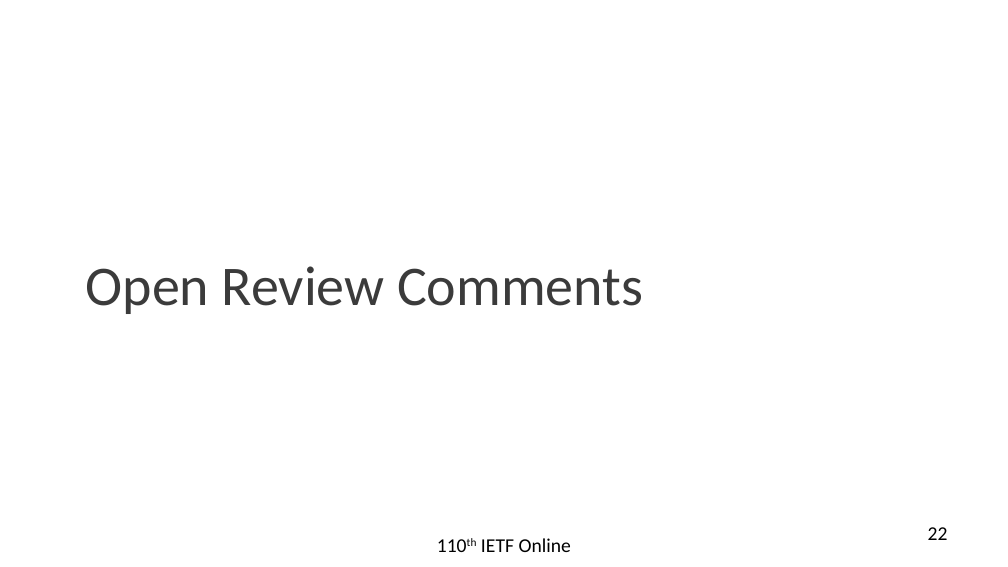
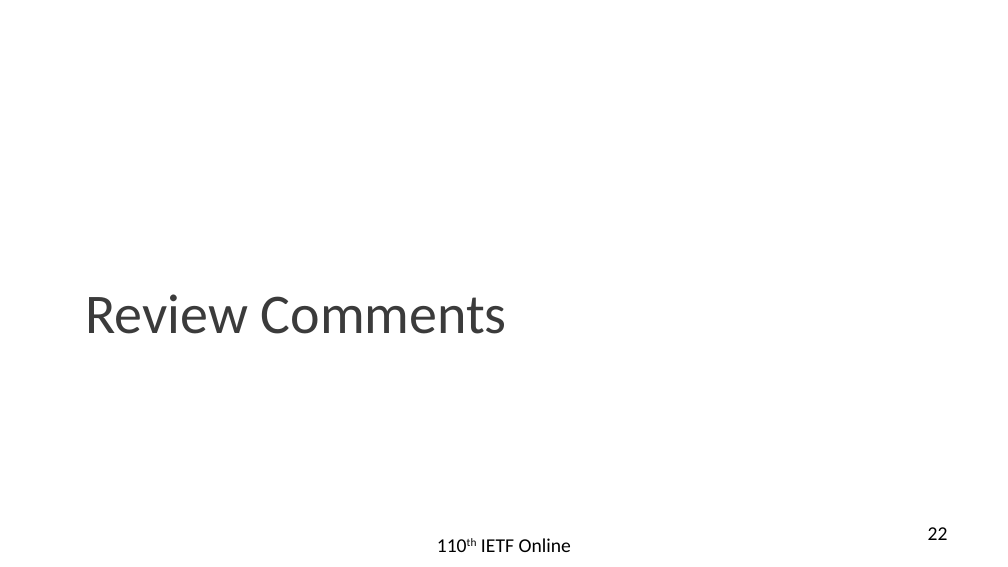
Before and after one commit to rakgandhi/ietf-slides, a slide deck: slide 22 of draft-gandhi-mpls-ioam-sr-05.pptx. Drawn at 1008x567 pixels with LibreOffice and Linux fonts; fonts in the diff are those of the drawing. Boxes give left, top, right and bottom in pixels: in the first picture for what was removed or moved away, otherwise in the second. Text is boxed around its words. In the diff, an @@ line names an element or a change of style, - is before the commit and + after.

```diff
--- a/draft-gandhi-mpls-ioam-sr-05.pptx
+++ b/draft-gandhi-mpls-ioam-sr-05.pptx
@@ text at (86, 294, 507, 334): text changed @@
-Open Review Comments
+Review Comments
```
Also in this commit, not shown: 10 other slides changed, 1 other file.
